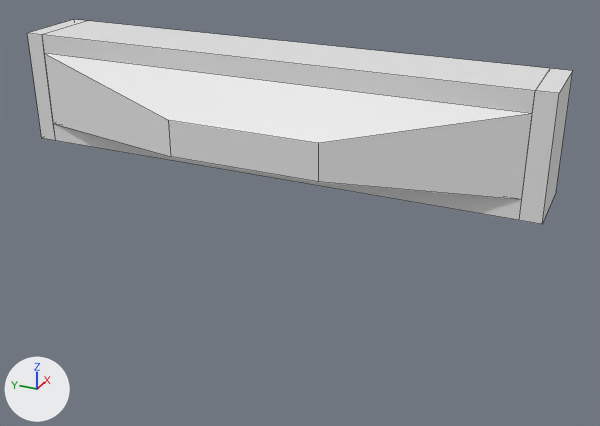
The Blender file models/screen2.blend as it was, and as the next commit left it.
Camera for both pictures: a 50 mm camera at (-18.52, -8.97, 5.42) aimed at (-0.61, -0.91, -3.53). Every picture has the same lights, and +X, +Y and +Z are marked at lower left. The picture after the commit comes second. Mesh edges are drawn as thin lines.
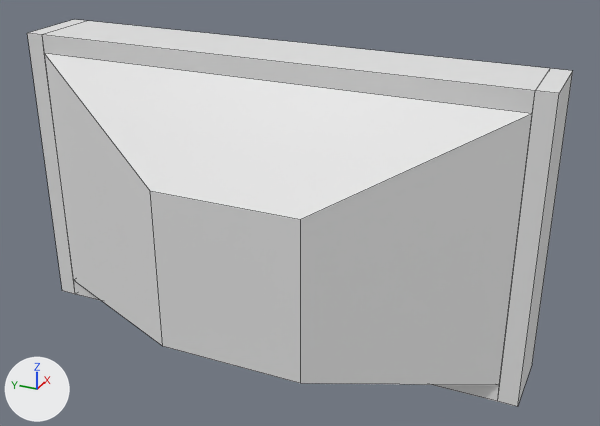
The newer file is also turned or shifted as a whole; pictures and numbers use the older file's frame.

The edits, one by one:
me_cube_014 is used by ob_cube_014; location (-0.32, 0.0, 0.0); rotation (0.0, 0.0, 1.571), in degrees (0, 0, 90).
Before the commit, vertices of me_cube_014: 0 (-6.5, -0.82, -2.0), 2 (-6.5, 0.68, -2.0) at pixel (521, 199), 4 (6.5, -0.82, -2.0), 6 (6.5, 0.68, -2.0) at pixel (53, 123), 12 (6.5, -1.32, -2.5).
Before the commit, vertices of me_cube_014: 14 (6.5, 0.68, -2.5) at pixel (55, 140), 16 (7.0, -1.32, -2.5), 18 (7.0, 0.68, -2.5) at pixel (41, 138), 20 (-7.0, -1.32, -2.5) at pixel (556, 191), 22 (-7.0, 0.68, -2.5) at pixel (542, 224).
Before the commit, vertices of me_cube_014: 24 (-6.5, -1.32, -2.5), 26 (-6.5, 0.68, -2.5) at pixel (519, 220).
me_cube_014 had 44 vertices, 34 faces and spanned x -7.0..7.0, y -1.32..1.68, z -2.5..0.5.
me_cube_014 now has 44 vertices, 34 faces and spans x -7.0..7.0, y -1.32..2.68, z -7.5..0.5.
me_cube_014 part 1: the loose piece of 8 vertices spanning x -6.5..6.5, y -1.32..0.68, z -2.5..-2.0 is moved by (0.0, 0.0, -5.0).
Part 2, on me_cube_014:
Vertices 12, 14, 16, 18, 20, 22, 24, 26 of me_cube_014 move by (0.0, 0.0, -5.0).
Vertices 0, 2, 4, 6 of me_cube_014 move by (0.0, 0.0, -5.01).
Vertex 8 of me_cube_014 moves from (-2.0, 1.68, -1.0) at pixel (318, 143) to (-2.0, 2.68, -2.5) at pixel (300, 219).
Vertex 9 of me_cube_014 moves from (-2.0, 1.68, -1.95) at pixel (318, 181) to (-2.0, 2.68, -6.96) at pixel (300, 383).
Vertex 10 of me_cube_014 moves from (2.0, 1.68, -1.95) at pixel (171, 156) to (2.0, 2.68, -6.96) at pixel (162, 346).
Vertex 11 of me_cube_014 moves from (2.0, 1.68, -1.0) at pixel (168, 120) to (2.0, 2.68, -2.5) at pixel (150, 191).

Boxes (x1, y1, x2, y2) around the edits, measured in the pictures (600 x 426 px; the box of a moved part takes in the faces that stretch with it):
'Cube.014', reshaped (89% taller)
    before: (27, 19, 573, 224)
    after: (27, 19, 573, 407)
part 1 of me_cube_014, moved or reshaped
    before: (54, 124, 522, 220)
    after: (74, 281, 499, 402)
part 2 of me_cube_014, moved or reshaped
    before: (41, 52, 555, 224)
    after: (41, 52, 556, 407)
